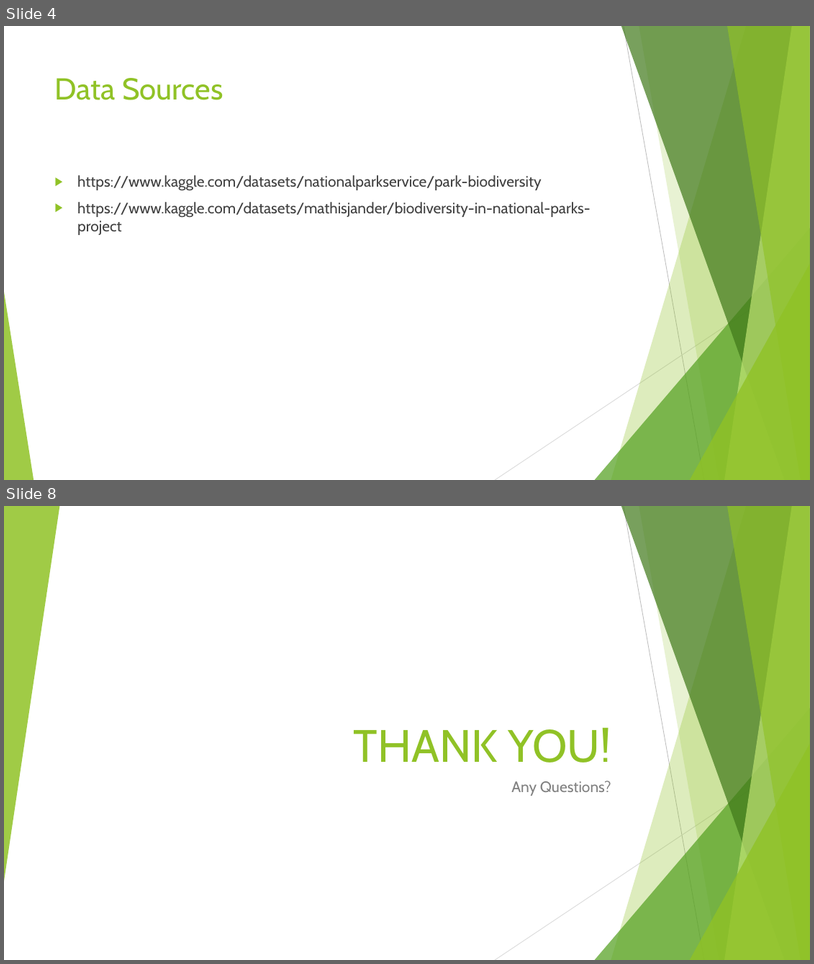
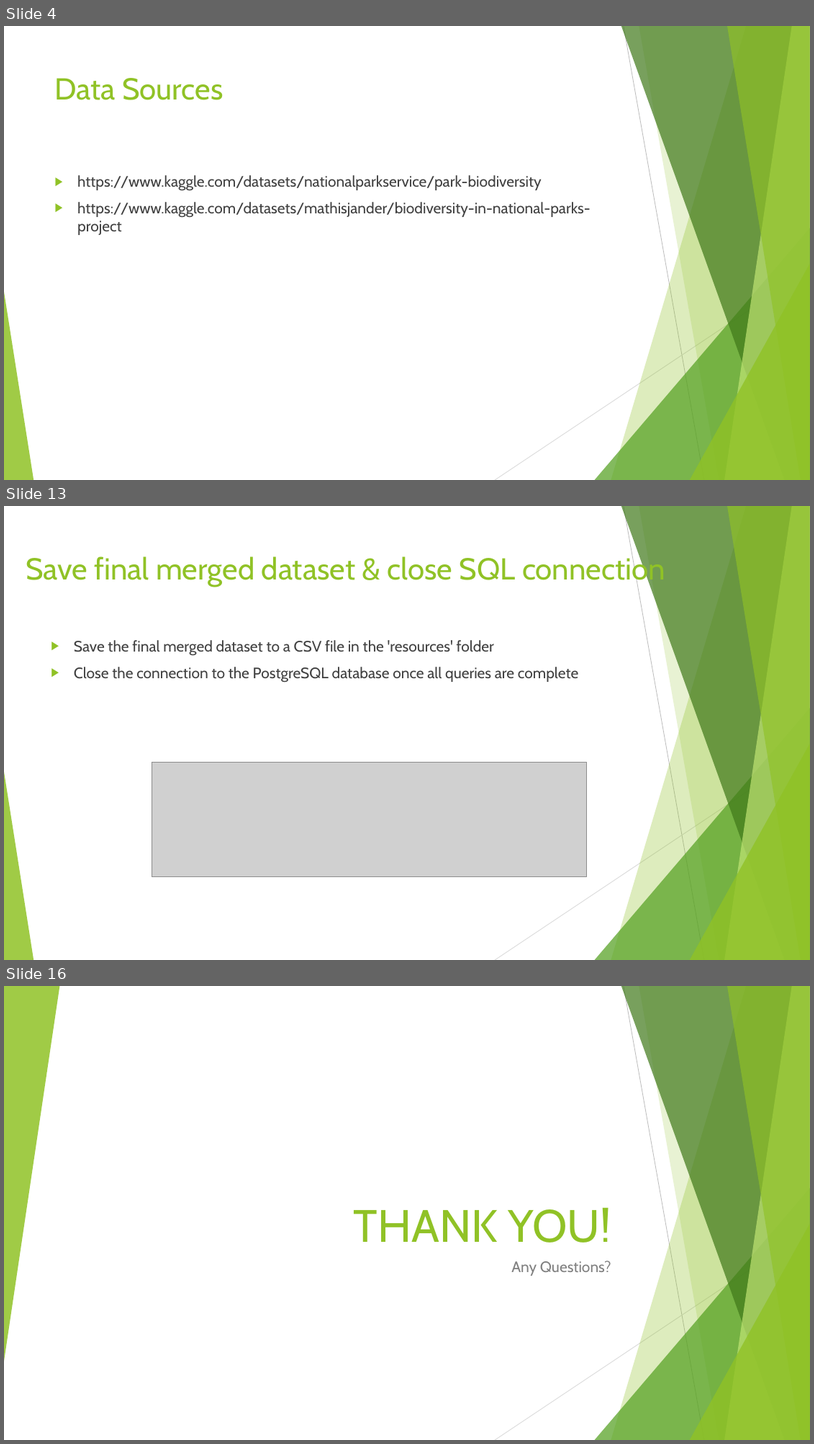
Before and after one commit to mrbowman86/data-engineering-project, a slide deck: National_Parks_PowerPoint.pptx. Shown one above the other, each under a label of ours: slides 4 and 8 before the commit, slides 4, 13 and 16 after it; the slides between them are not shown. The pictures are 814x964 and 814x1444 pixels, drawn with LibreOffice and Linux fonts; fonts in the diff are those of the drawing; grey boxes stand for pictures. Boxes give left, top, right and bottom in pixels: in the first picture for what was removed or moved away, otherwise in the second. Text is boxed around its words. In the diff, an @@ line names an element or a change of style, - is before the commit and + after.

```diff
--- a/National_Parks_PowerPoint.pptx
+++ b/National_Parks_PowerPoint.pptx
@@ slide 13 added at (x1=4, y1=506, x2=810, y2=960), background #FFFFFF; not listed: 10 template elements that a slide beside it also shows @@
@@ title added at (x1=26, y1=554, x2=666, y2=587), 36 pt, text #90C226 @@
+Save final merged dataset & close SQL connection
@@ text added at (x1=74, y1=640, x2=579, y2=682), 18 pt, text #404040 @@
+▶ Save the final merged dataset to a CSV file in the 'resources' folder
+▶ Close the connection to the PostgreSQL database once all queries are complete
@@ picture added at (x1=152, y1=762, x2=586, y2=877) @@
@@ what was slide 8 is now slide 16 @@
```
Also in this commit, not shown: 4 slides changed, 7 other slides added.
